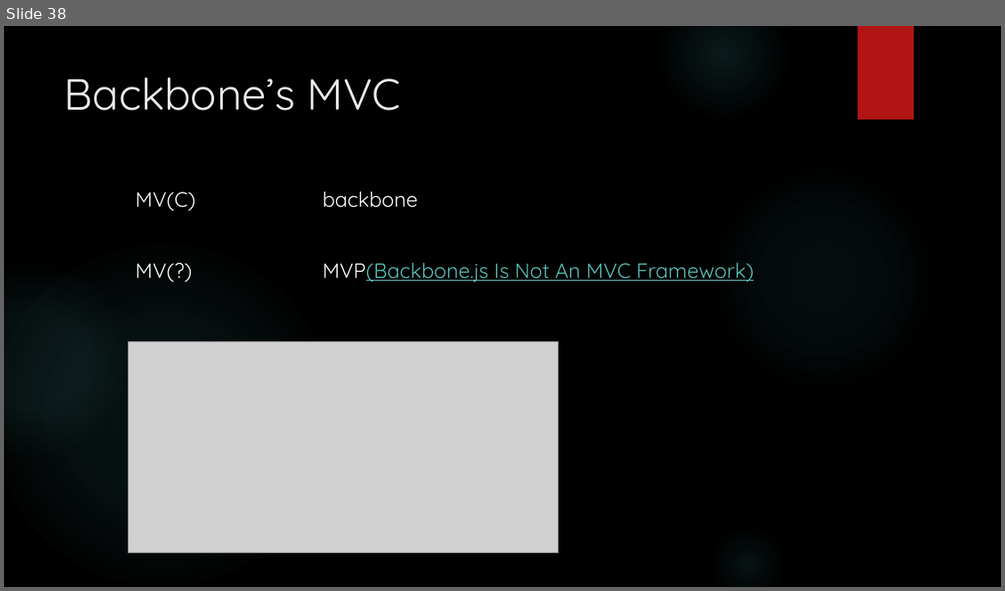
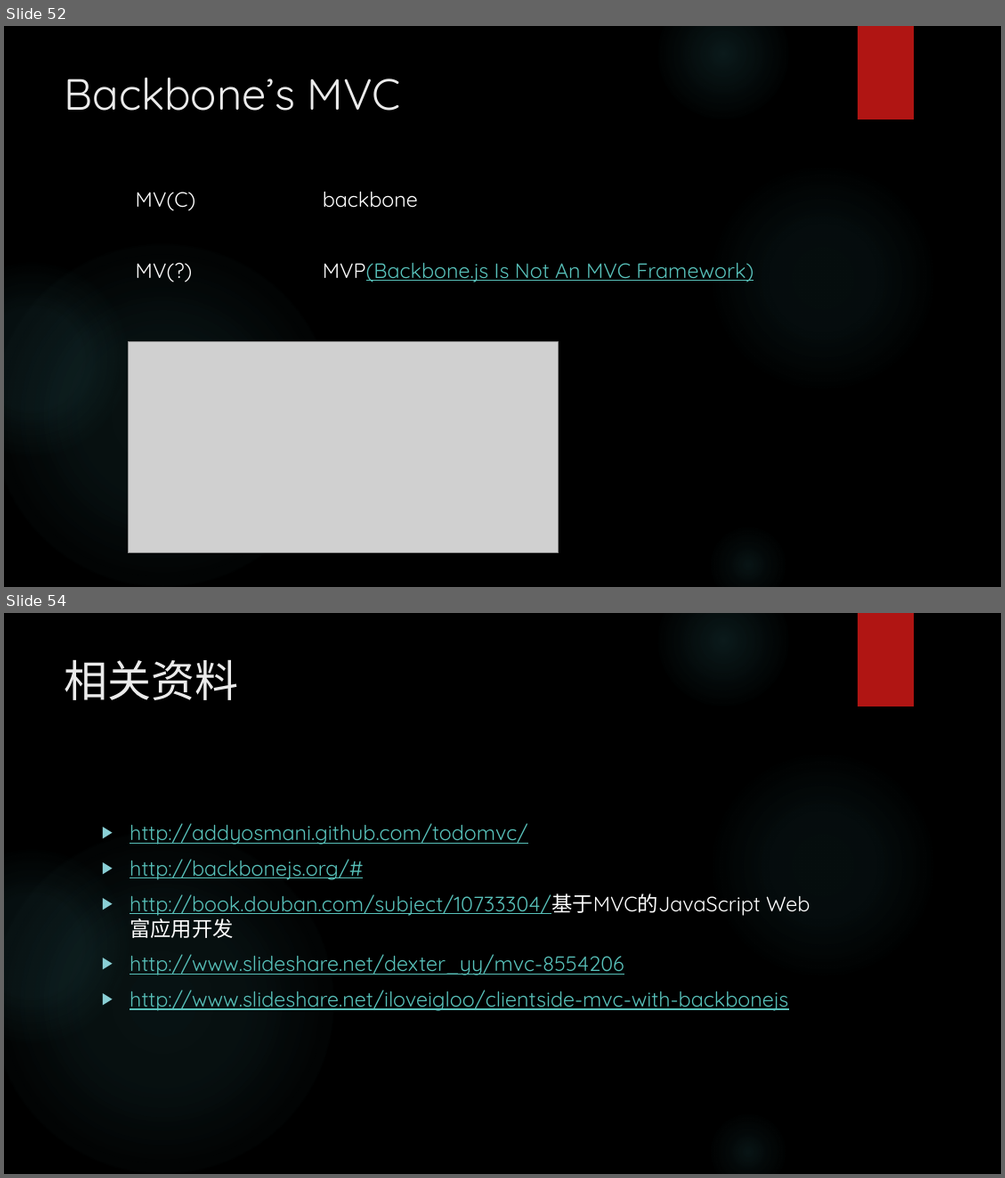
Before and after one commit to erichua23/prj, a slide deck: jsmvc/docs/Frontend MVC(EricHua).pptx. Shown one above the other, each under a label of ours: slide 38 before the commit, slides 52 and 54 after it; the slides between them are not shown. The pictures are 1005x591 and 1005x1178 pixels, drawn with LibreOffice and Linux fonts; fonts in the diff are those of the drawing; grey boxes stand for pictures; background and template pictures are left out. Boxes give left, top, right and bottom in pixels: in the first picture for what was removed or moved away, otherwise in the second. Text is boxed around its words. In the diff, an @@ line names an element or a change of style, - is before the commit and + after.

```diff
--- a/jsmvc/docs/Frontend MVC(EricHua).pptx
+++ b/jsmvc/docs/Frontend MVC(EricHua).pptx
@@ slide 54 added at [4, 613, 1001, 1174], background picture (left out); not listed: 6 template elements that a slide beside it also shows @@
@@ title added at [65, 660, 239, 700], 42 pt, text #EBEBEB @@
+相关资料
@@ text added at [129, 823, 788, 1011], 20 pt, text #58C1BA, underline @@
+▶ http://addyosmani.github.com/todomvc/
+▶ http://backbonejs.org/#
+▶ http://book.douban.com/subject/10733304/基于MVC的JavaScript Web富应用开发
+▶ http://www.slideshare.net/dexter_yy/mvc-8554206
+▶ http://www.slideshare.net/iloveigloo/clientside-mvc-with-backbonejs
@@ what was slide 38 is now slide 52 @@
```
Also in this commit, not shown: 19 slides changed, 28 other slides added, 19 slides removed.
